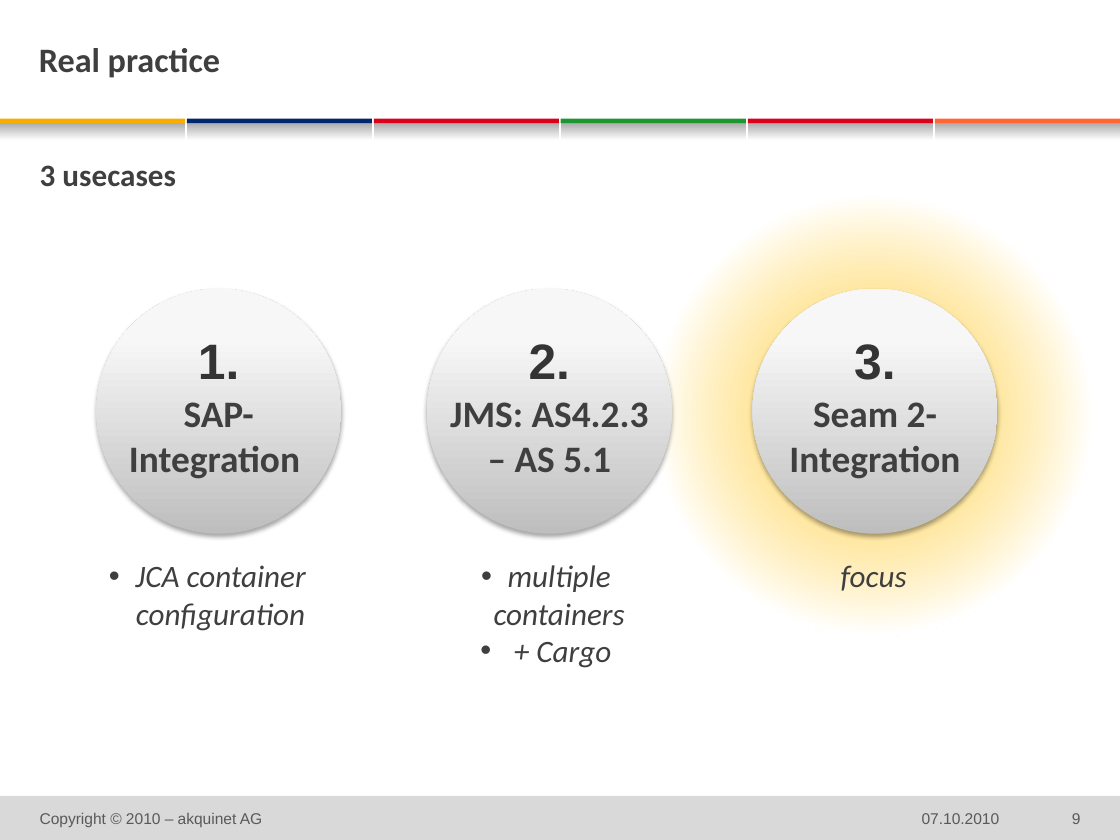
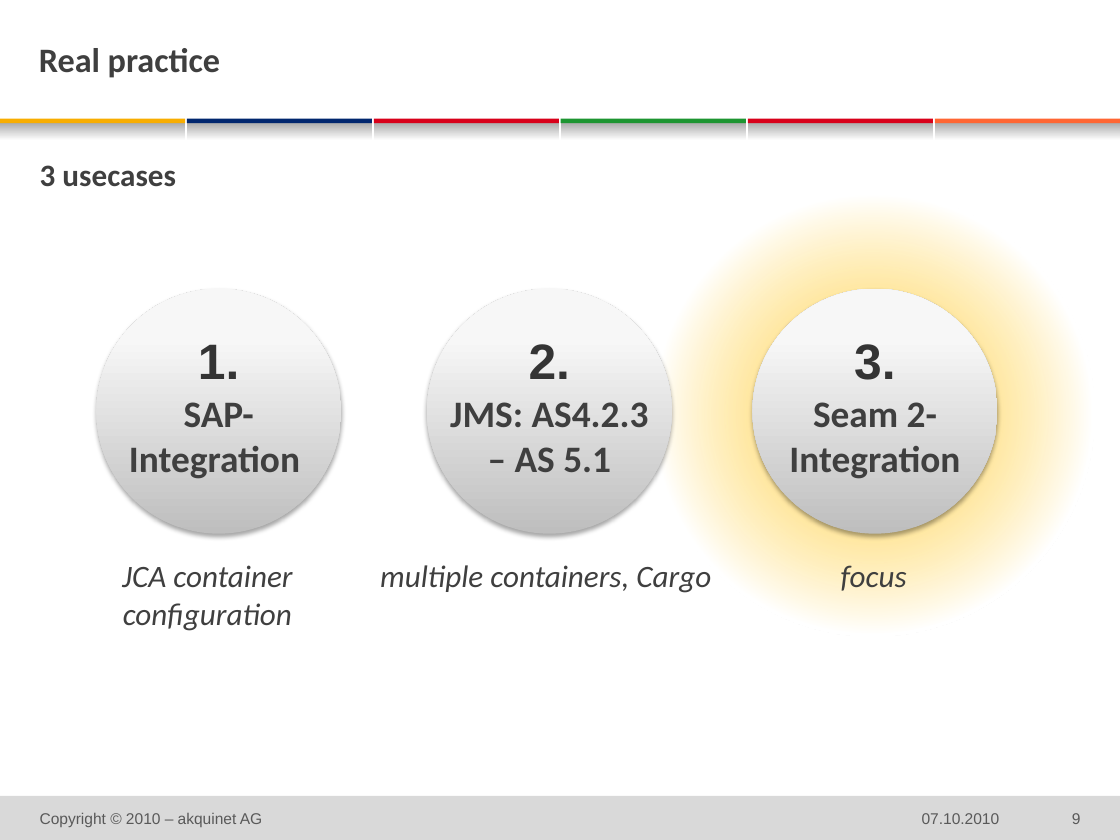
Before and after one commit to michaelschuetz/seamArquillian-judcon2010, a slide deck: slide 9 of doc/judcon_SeamArquillian.pptx. Drawn at 1120x840 pixels with LibreOffice and Linux fonts; fonts in the diff are those of the drawing; background and template pictures are left out. Boxes give left, top, right and bottom in pixels: in the first picture for what was removed or moved away, otherwise in the second. Text is boxed around its words. In the diff, an @@ line names an element or a change of style, - is before the commit and + after.

Commit message:
slides - final version

```diff
--- a/doc/judcon_SeamArquillian.pptx
+++ b/doc/judcon_SeamArquillian.pptx
@@ text "JCA container configuration" at <box>122,565,292,631</box>: bullet • to none @@
@@ text at <box>380,565,711,593</box>: text changed @@
-• multiple containers
-• + Cargo
+multiple containers, Cargo
```
Also in this commit, not shown: 1 other slide changed.
